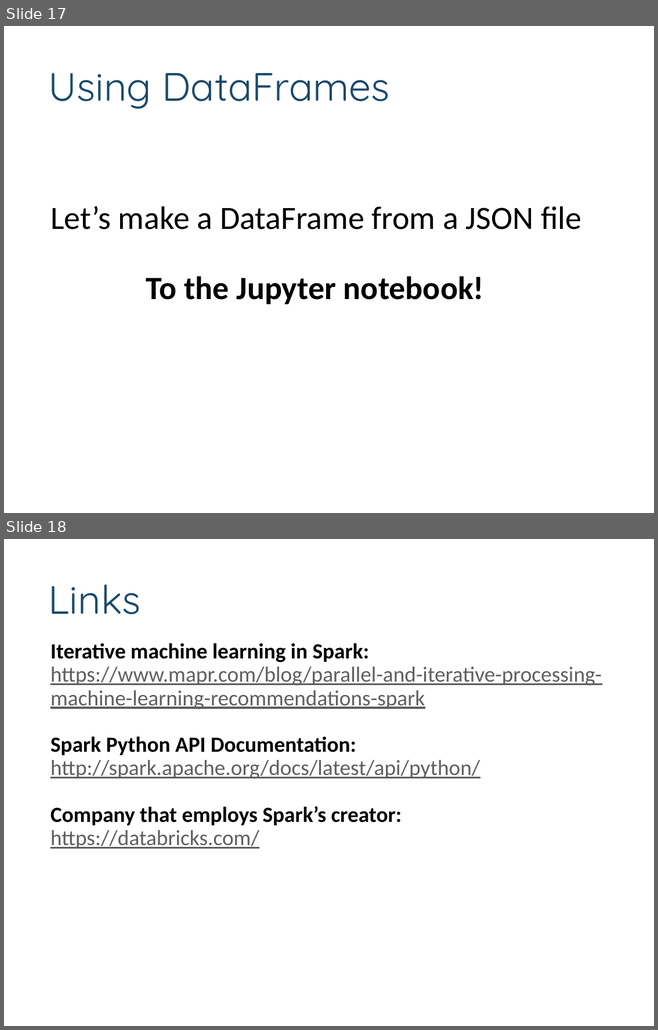
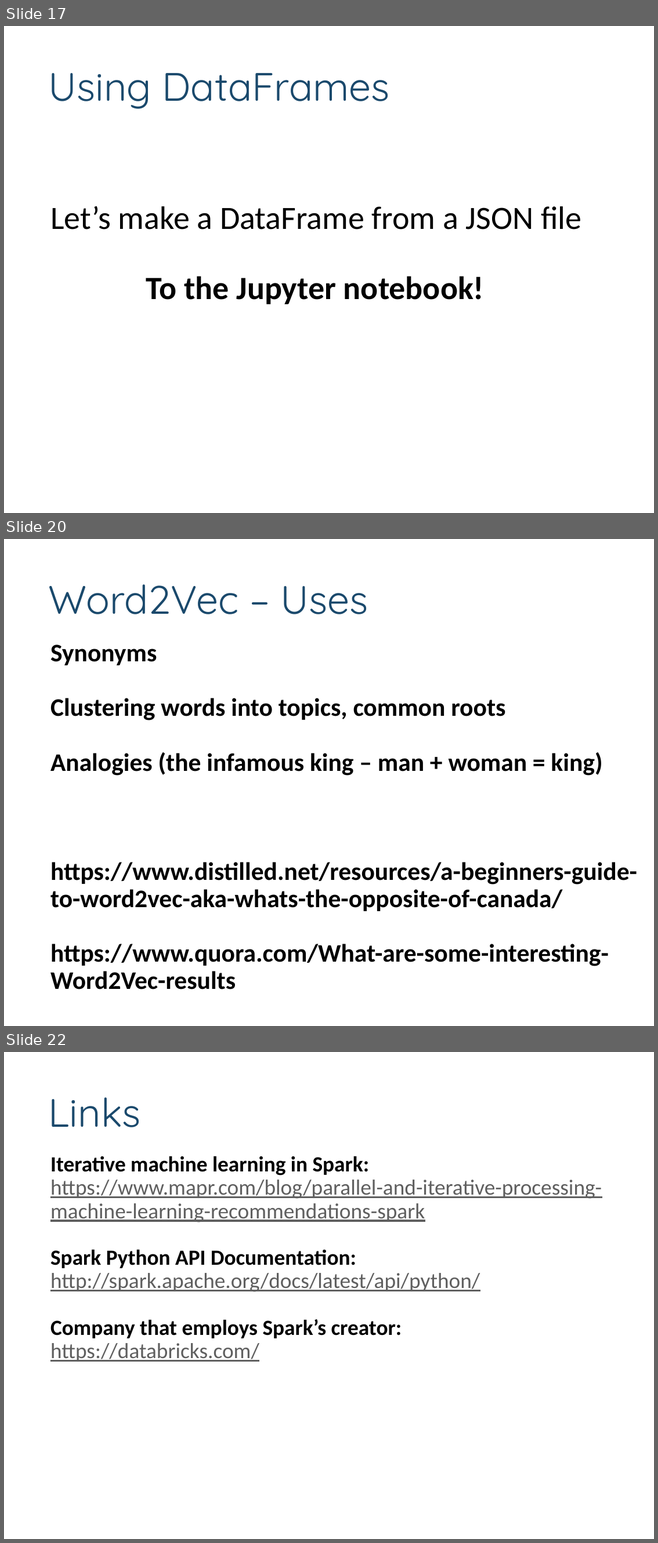
Before and after one commit to dsiufl/Spark-Workshop, a slide deck: Getting Started with Spark.pptx. Shown one above the other, each under a label of ours: slides 17 and 18 before the commit, slides 17, 20 and 22 after it; the slides between them are not shown. The pictures are 658x1030 and 658x1543 pixels, drawn with LibreOffice and Linux fonts; fonts in the diff are those of the drawing; background and template pictures are left out. Boxes give left, top, right and bottom in pixels: in the first picture for what was removed or moved away, otherwise in the second. Text is boxed around its words. In the diff, an @@ line names an element or a change of style, - is before the commit and + after.

Commit message:
Nice examples and updates with word2vec

```diff
--- a/Getting Started with Spark.pptx
+++ b/Getting Started with Spark.pptx
@@ slide 20 added at bbox=[4, 539, 654, 1026], background picture (left out); not listed: 1 template element that a slide beside it also shows @@
@@ text added at bbox=[49, 584, 368, 614], 44 pt, text #1A496C @@
+Word2Vec – Uses
@@ text added at bbox=[50, 645, 637, 990], 28 pt, text #000000, bold @@
+Synonyms
+Clustering words into topics, common roots
+Analogies (the infamous king – man + woman = king)
+https://www.distilled.net/resources/a-beginners-guide-to-word2vec-aka-whats-the-opposite-of-canada/
+https://www.quora.com/What-are-some-interesting-Word2Vec-results
@@ what was slide 18 is now slide 22 @@
```
Also in this commit, not shown: 2 slides changed, 3 other slides added, 1 other file.
